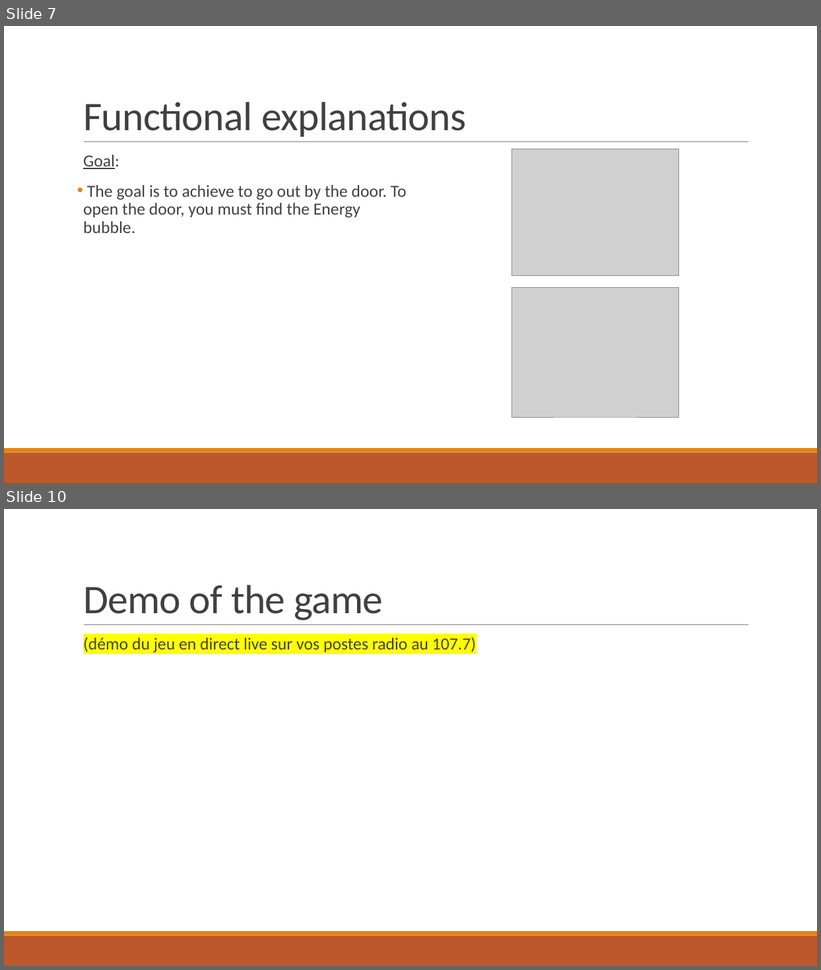
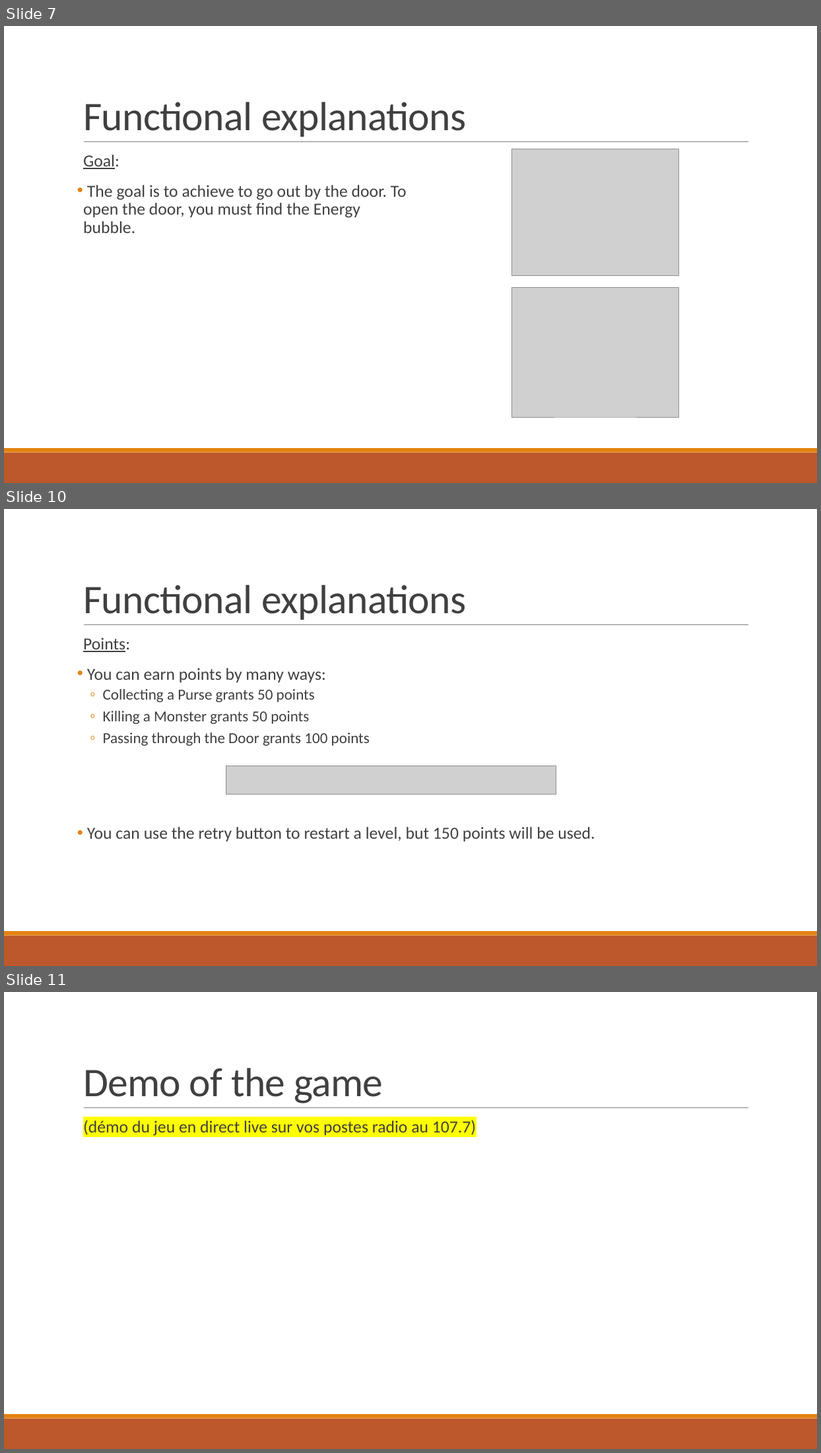
Before and after one commit to Studisys/Lorann-Java-Project----Exia-CESI-A1, a slide deck: Deliverables/Lorann - PowerPoint.pptx. Shown one above the other, each under a label of ours: slides 7 and 10 before the commit, slides 7, 10 and 11 after it; the slides between them are not shown. The pictures are 821x970 and 821x1453 pixels, drawn with LibreOffice and Linux fonts; fonts in the diff are those of the drawing; grey boxes stand for pictures. Boxes give left, top, right and bottom in pixels: in the first picture for what was removed or moved away, otherwise in the second. Text is boxed around its words. In the diff, an @@ line names an element or a change of style, - is before the commit and + after.

```diff
--- a/Deliverables/Lorann - PowerPoint.pptx
+++ b/Deliverables/Lorann - PowerPoint.pptx
@@ slide 10 added at <box>4,509,817,966</box>, background #FFFFFF; not listed: 3 template elements that a slide beside it also shows @@
@@ title added at <box>83,585,467,620</box>, 48 pt, text #404040 @@
+Functional explanations
@@ text added at <box>83,638,595,842</box>, 20 pt, text #404040 @@
+  Points:
+• You can earn points by many ways:
+  o Collecting a Purse grants 50 points
+  o Killing a Monster grants 50 points
+  o Passing through the Door grants 100 points
+• You can use the retry button to restart a level, but 150 points will be used.
@@ picture added at <box>226,766,556,795</box> @@
@@ what was slide 10 is now slide 11 @@
```
Also in this commit, not shown: 4 slides changed.
